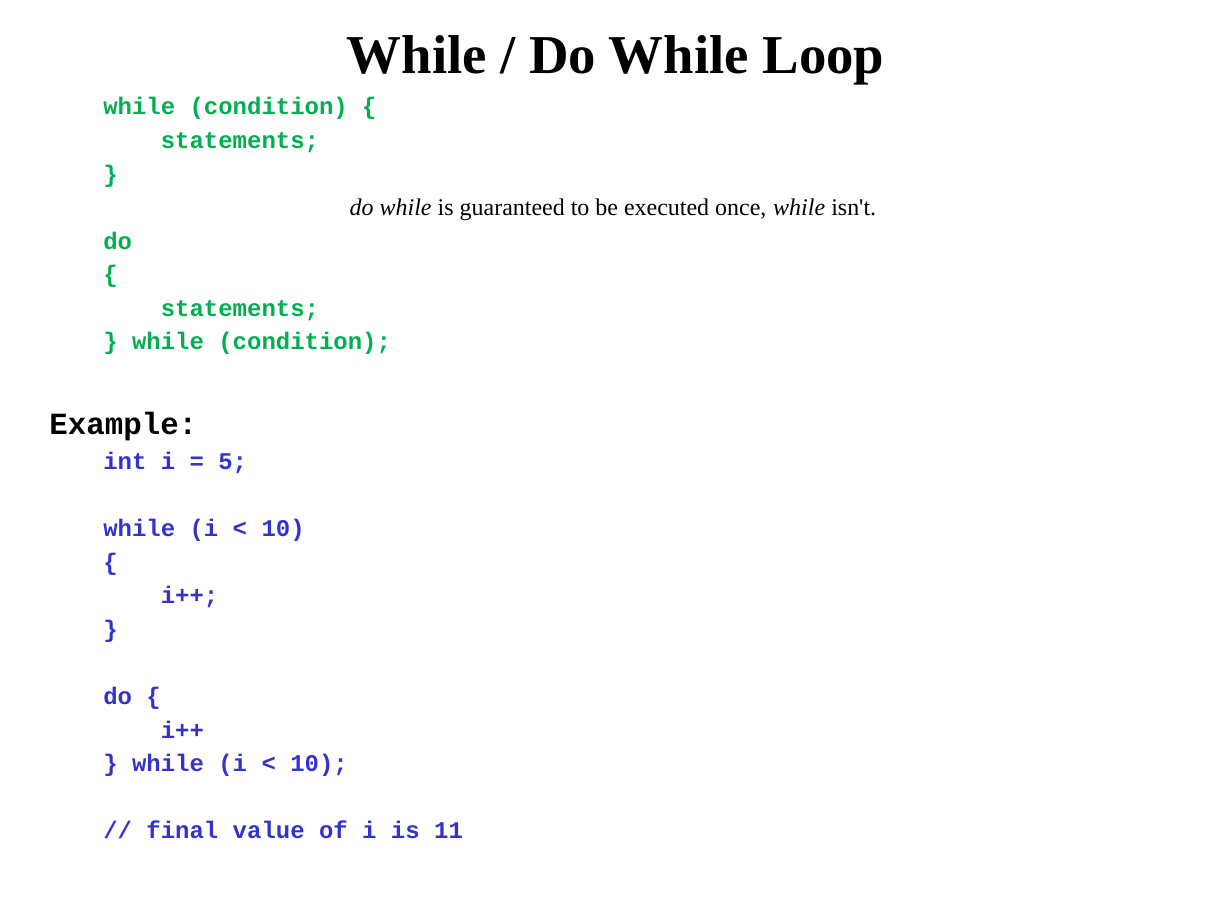
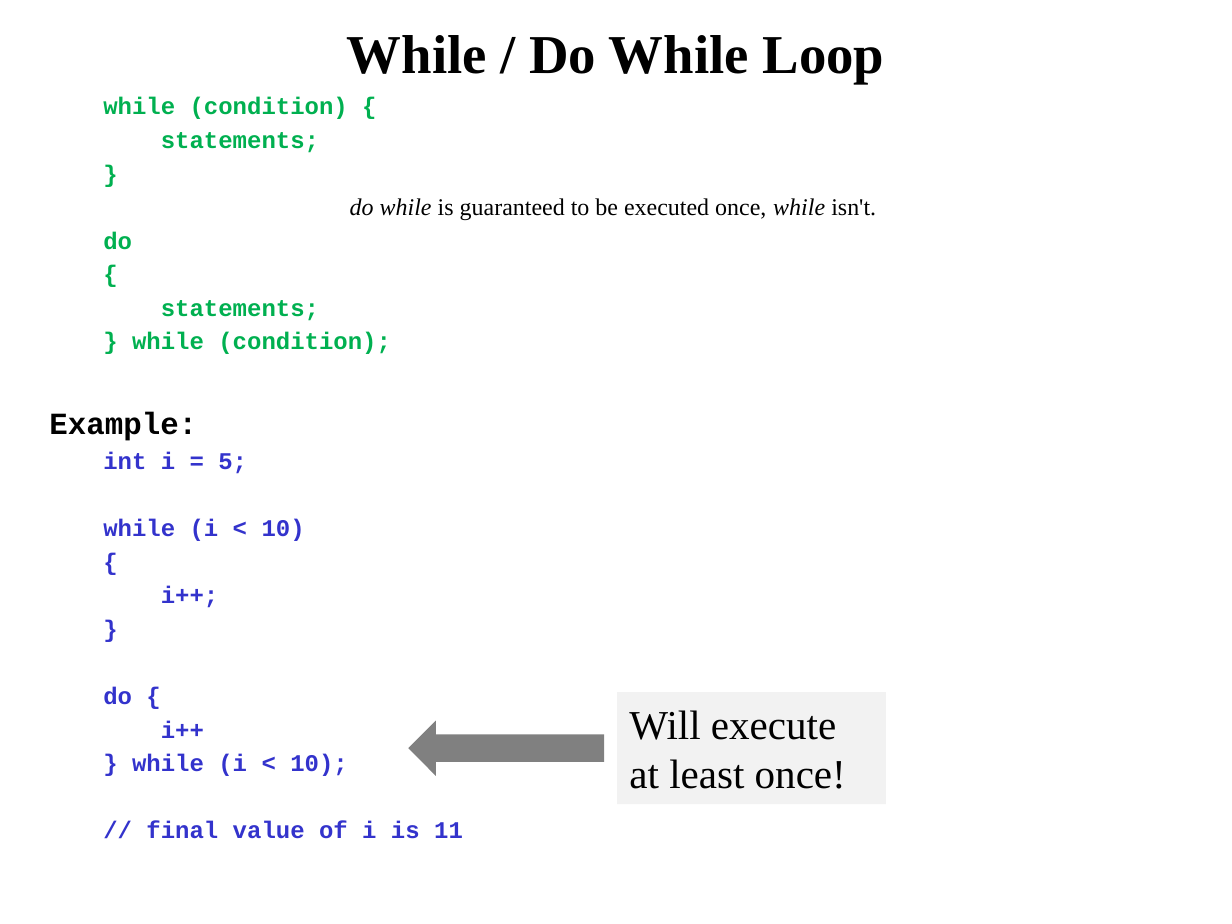
Before and after one commit to pw4rn3r/ECE382, a slide deck: slide 27 of notes/L19/Lsn19.pptx (slide 24 before the commit). Drawn at 1232x924 pixels with LibreOffice and Linux fonts; fonts in the diff are those of the drawing. Boxes give left, top, right and bottom in pixels: in the first picture for what was removed or moved away, otherwise in the second. Text is boxed around its words. In the diff, an @@ line names an element or a change of style, - is before the commit and + after.

```diff
--- a/notes/L19/Lsn19.pptx
+++ b/notes/L19/Lsn19.pptx
@@ rectangle added at (617, 692, 886, 804), fill #F2F2F2, 24 pt, text #000000 @@
+Will execute at least once!
@@ left arrow added at (408, 721, 604, 776), fill #808080 @@
```
Also in this commit, not shown: 6 other slides changed, 6 slides added, 3 slides removed.
